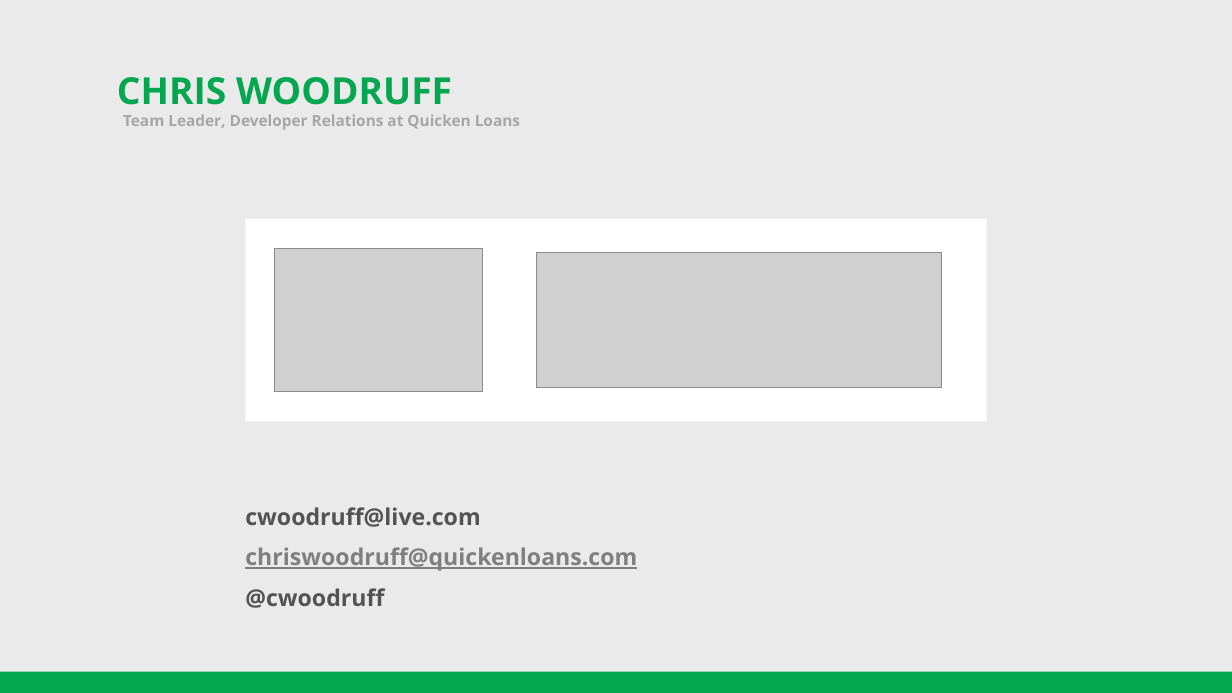
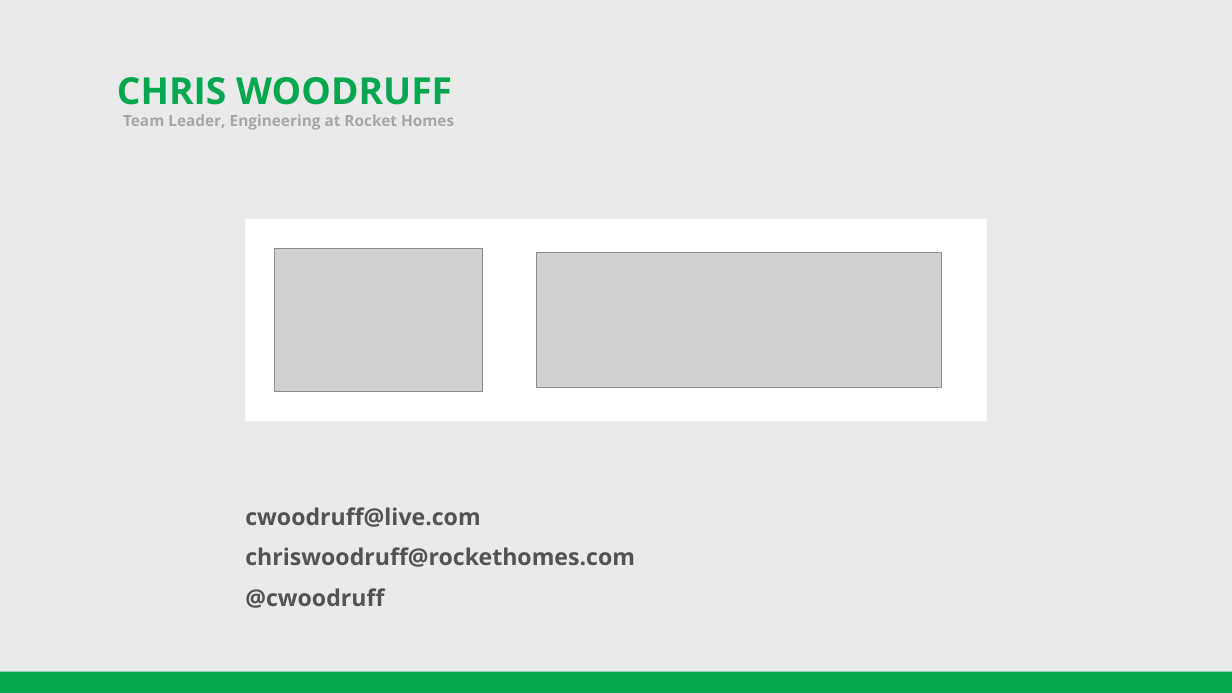
Before and after one commit to cwoodruff/EFCore5Demos, a slide deck: slide 2 of What’s new in Entity Framework Core 5.pptx. Drawn at 1232x693 pixels with LibreOffice and Linux fonts; fonts in the diff are those of the drawing; grey boxes stand for pictures. Boxes give left, top, right and bottom in pixels: in the first picture for what was removed or moved away, otherwise in the second. Text is boxed around its words. In the diff, an @@ line names an element or a change of style, - is before the commit and + after.

```diff
--- a/What’s new in Entity Framework Core 5.pptx
+++ b/What’s new in Entity Framework Core 5.pptx
@@ text at (x1=123, y1=114, x2=454, y2=130): text changed @@
-Team Leader, Developer Relations at Quicken Loans
+Team Leader, Engineering at Rocket Homes
@@ text at (x1=245, y1=547, x2=635, y2=567): text changed; text colour #7F7F7F to #535353 @@
-chriswoodruff@quickenloans.com
+chriswoodruff@rockethomes.com
```
Also in this commit, not shown: 12 other files.
